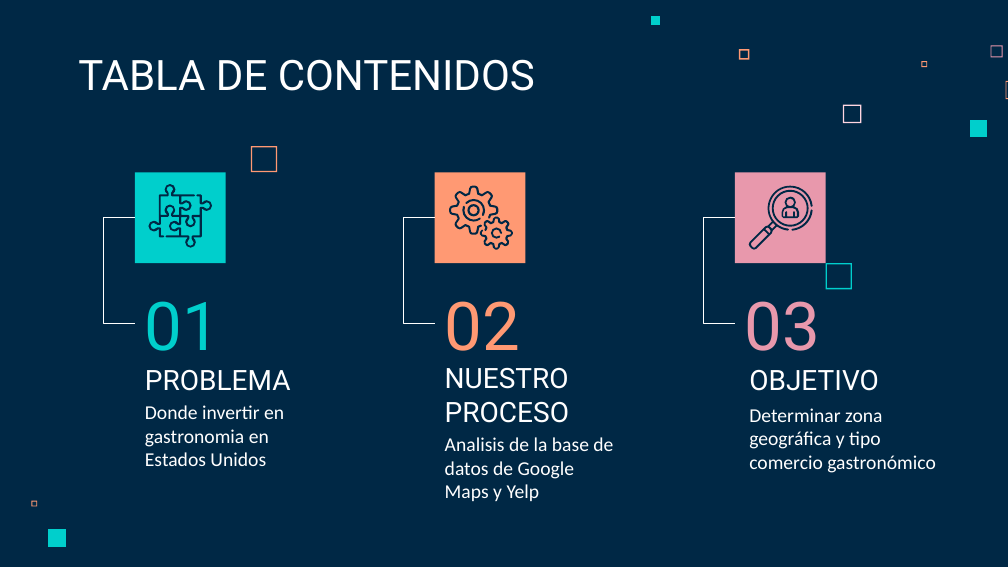
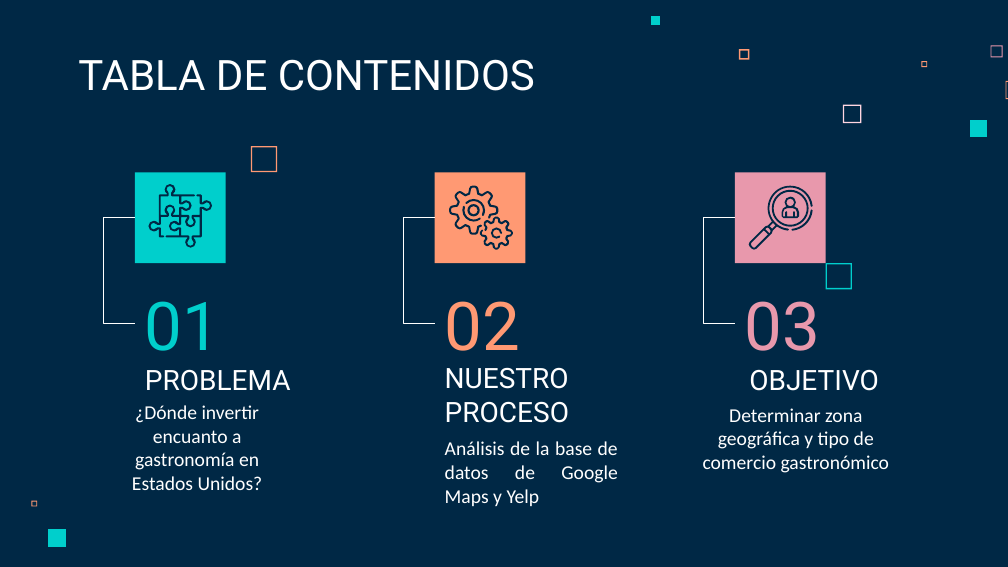
Before and after one commit to volpo/PG_YELP_GOOGLE_MAPS, a slide deck: slide 4 of Presentacion-Demo-1.pptx. Drawn at 1008x567 pixels with LibreOffice and Linux fonts; fonts in the diff are those of the drawing. Boxes give left, top, right and bottom in pixels: in the first picture for what was removed or moved away, otherwise in the second. Text is boxed around its words. In the diff, an @@ line names an element or a change of style, - is before the commit and + after.

```diff
--- a/Presentacion-Demo-1.pptx
+++ b/Presentacion-Demo-1.pptx
@@ subtitle at <box>132,405,263,490</box>: text changed @@
-Donde invertir en gastronomia en Estados Unidos
+¿Dónde invertir encuanto a gastronomía en Estados Unidos?
@@ subtitle at <box>703,408,890,473</box>: text changed @@
-Determinar zona geográfica y tipo comercio gastronómico
+Determinar zona geográfica y tipo de comercio gastronómico
@@ subtitle at <box>445,441,618,506</box>: text changed @@
-Analisis de la base de datos de Google Maps y Yelp
+Análisis de la base de datos de Google Maps y Yelp
```
Also in this commit, not shown: 3 other slides changed.
